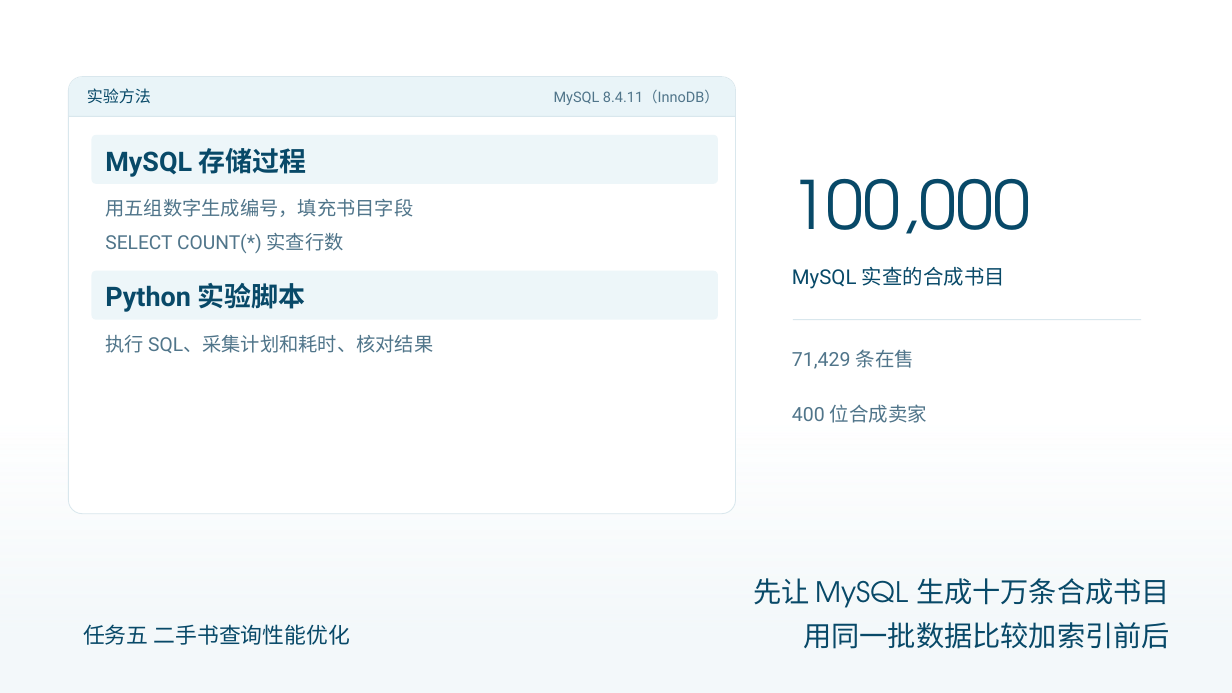
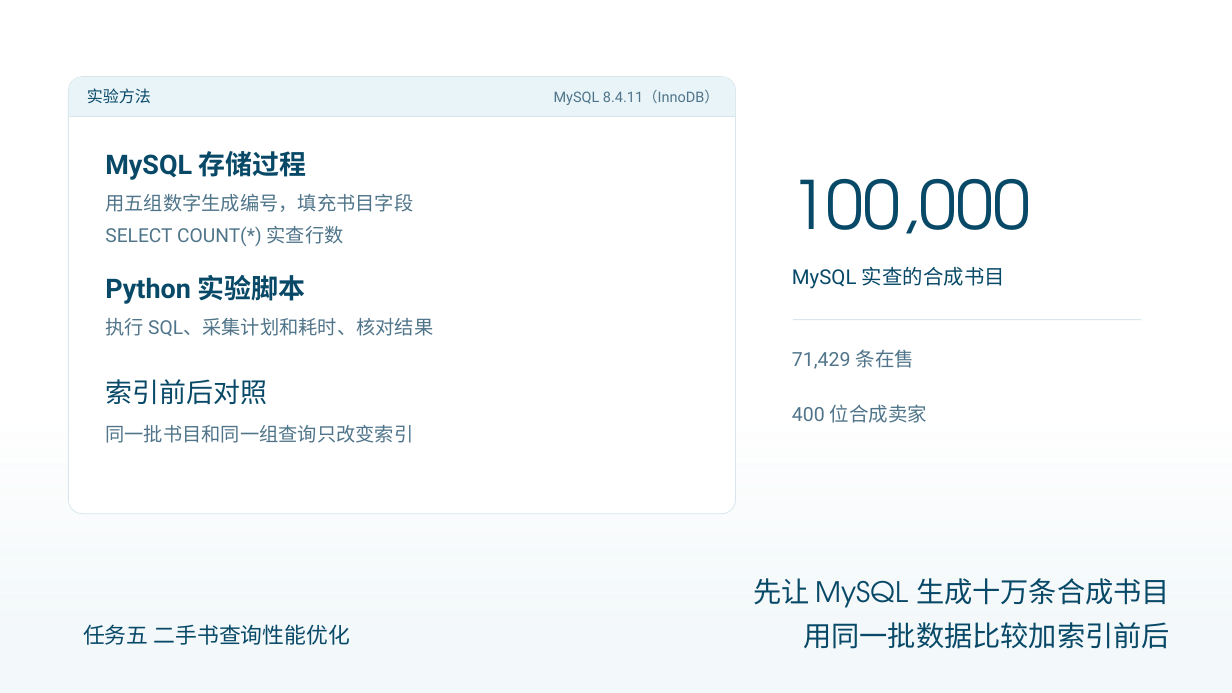
Before and after one commit to AurLemon/pageslip-demo, a slide deck: slide 2 of presentations/task-5-query-optimization.pptx. Drawn at 1232x693 pixels with LibreOffice and Linux fonts; fonts in the diff are those of the drawing. Boxes give left, top, right and bottom in pixels: in the first picture for what was removed or moved away, otherwise in the second. Text is boxed around its words. In the diff, an @@ line names an element or a change of style, - is before the commit and + after.

Commit message:
docs(presentation): 逐页核查版式与实验数据

```diff
--- a/presentations/task-5-query-optimization.pptx
+++ b/presentations/task-5-query-optimization.pptx
@@ rounded rectangle removed at bbox=[91, 135, 718, 184] @@
@@ text "用五组数字生成编号，填充书目字段": place and size @@
-text "用五组数字生成编号，填充书目字段" at bbox=[105, 199, 413, 217]
+text "用五组数字生成编号，填充书目字段" at bbox=[105, 194, 413, 212]
@@ text "SELECT COUNT(*) 实查行数": place and size @@
-text "SELECT COUNT(*) 实查行数" at bbox=[105, 233, 344, 253]
+text "SELECT COUNT(*) 实查行数" at bbox=[105, 226, 344, 246]
@@ rounded rectangle removed at bbox=[91, 271, 718, 320] @@
@@ text "Python 实验脚本": place and size @@
-text "Python 实验脚本" at bbox=[105, 283, 306, 312]
+text "Python 实验脚本" at bbox=[105, 275, 306, 304]
@@ text "执行 SQL、采集计划和耗时、核对结果": place and size @@
-text "执行 SQL、采集计划和耗时、核对结果" at bbox=[105, 335, 433, 353]
+text "执行 SQL、采集计划和耗时、核对结果" at bbox=[105, 318, 433, 336]
@@ text added at bbox=[105, 379, 267, 405], 21 pt, text #084968 @@
+索引前后对照
@@ text added at bbox=[105, 425, 413, 443], 15 pt, text #50758A @@
+同一批书目和同一组查询只改变索引
```
Also in this commit, not shown: 9 other slides changed, 1 other file.
